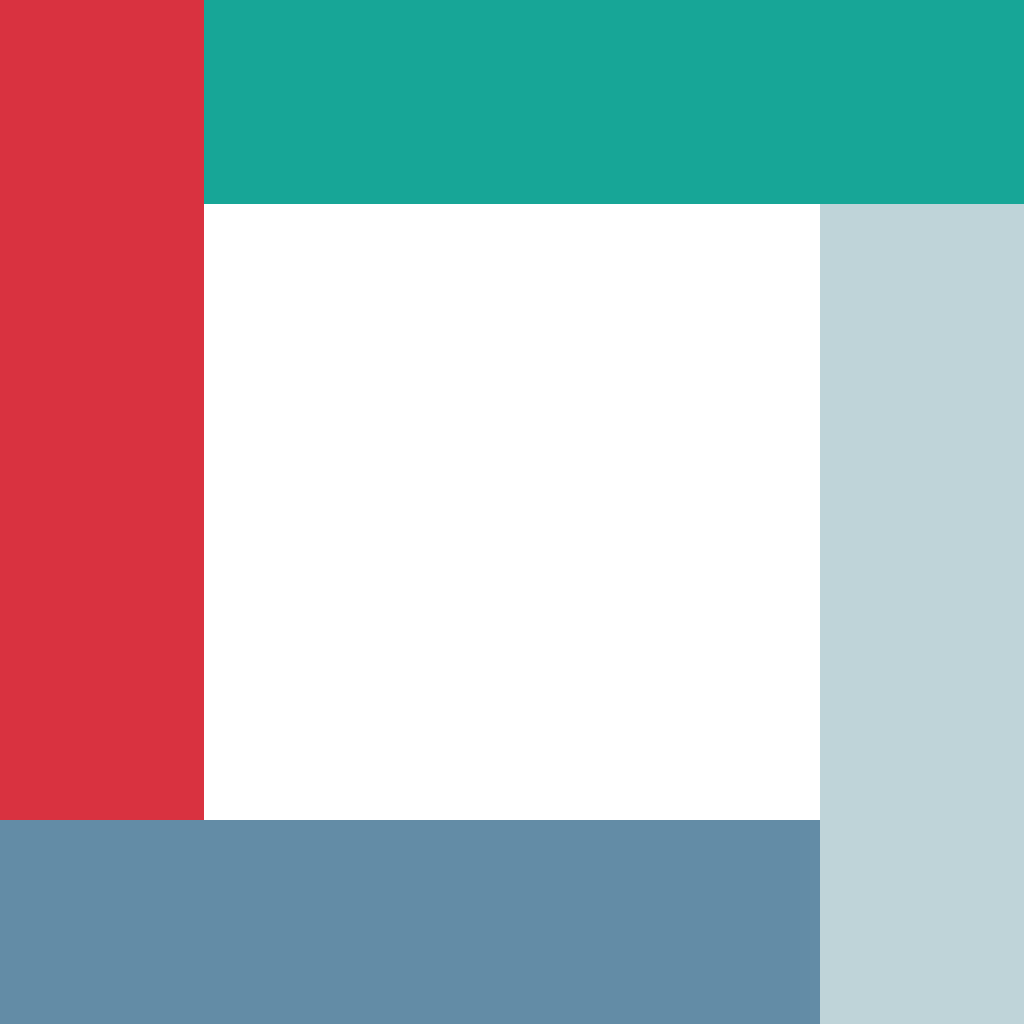
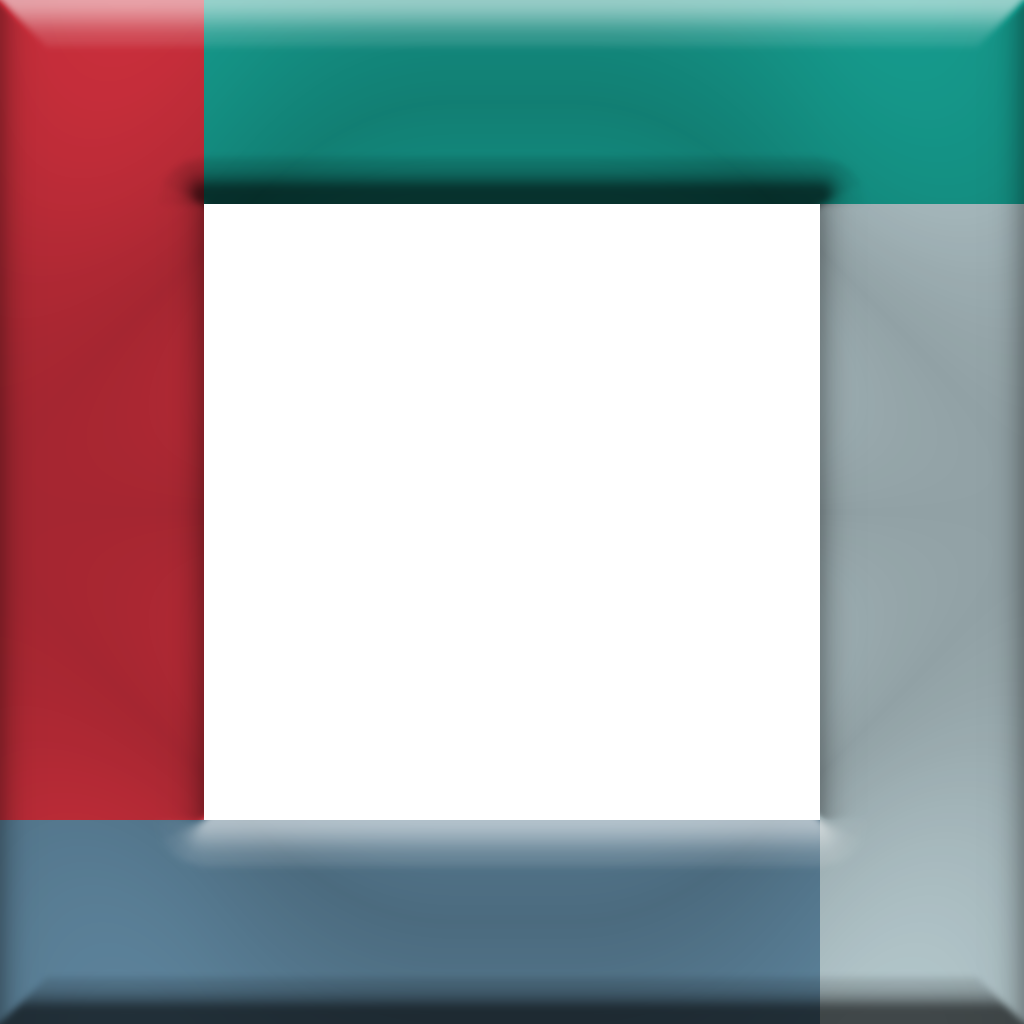
Layer changes from the first 1024 x 1024 image to the second:
pixels changed over [0, 0, 1024, 1024] (layer not identified)
